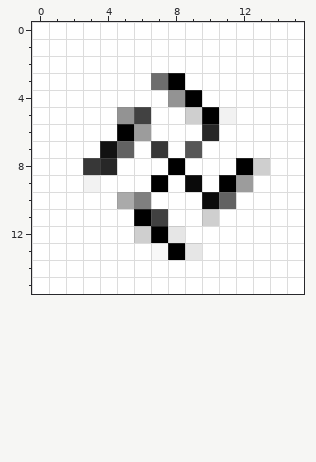
Pixel-art sprite -- images/favicon-16x16-next.png. The picture above is the old version.
The file is 16x16 pixels. Colours within 5 levels of each other are drawn and written as one.
The result:
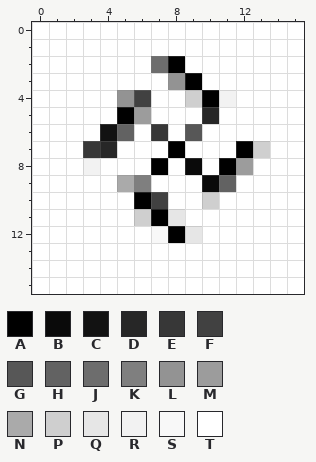
Palette (. is transparent): A #000000  B #0a0a0a  C #121212  D #272727  E #373737  F #414141  G #575757  H #626262  J #6d6d6d  K #7f7f7f  L #939393  M #9c9c9c  N #aaaaaa  P #cfcfcf  Q #e6e6e6  R #f2f2f2  S #f8f8f8  T #ffffff
Edits made:
Changed rows in their new state; - is an unchanged pixel.
first column x 3:
 2 ----JA-----
 3 ----TLA----
 4 --LF-TPAR--
 5 --AM--TDT--
 6 -CHTE-GT---
 7 EDT-TAT--AP
 8 RT--ATB-AMT
 9 T-NKT-TBHT-
10 --TAF--PT--
11 ---PAQ-T---
12 ---TSAQ----
13 ----TTT----
Pixel boxes of the changes (left, top, right, bottom) in both pictures:
changed: (83, 56, 270, 260)
